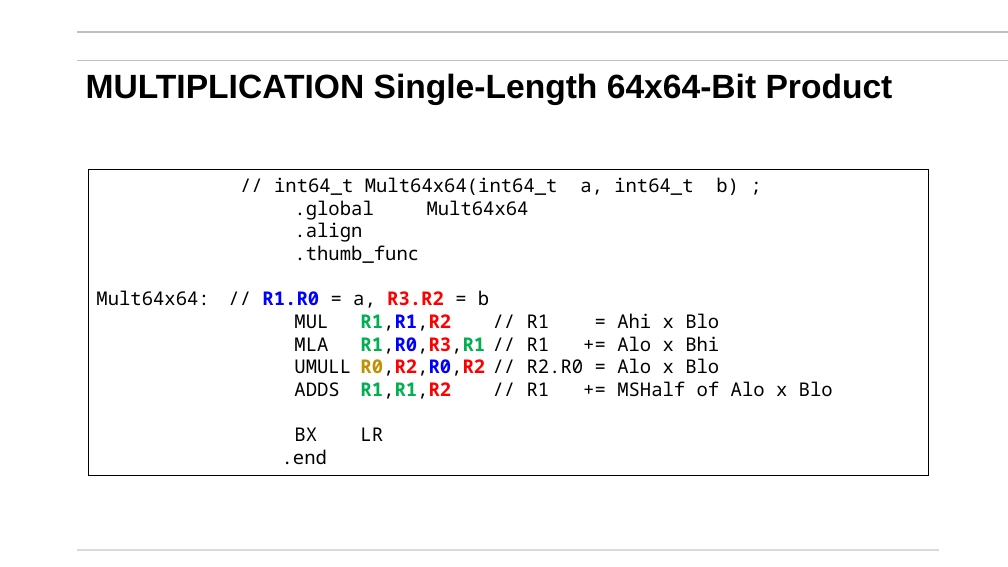
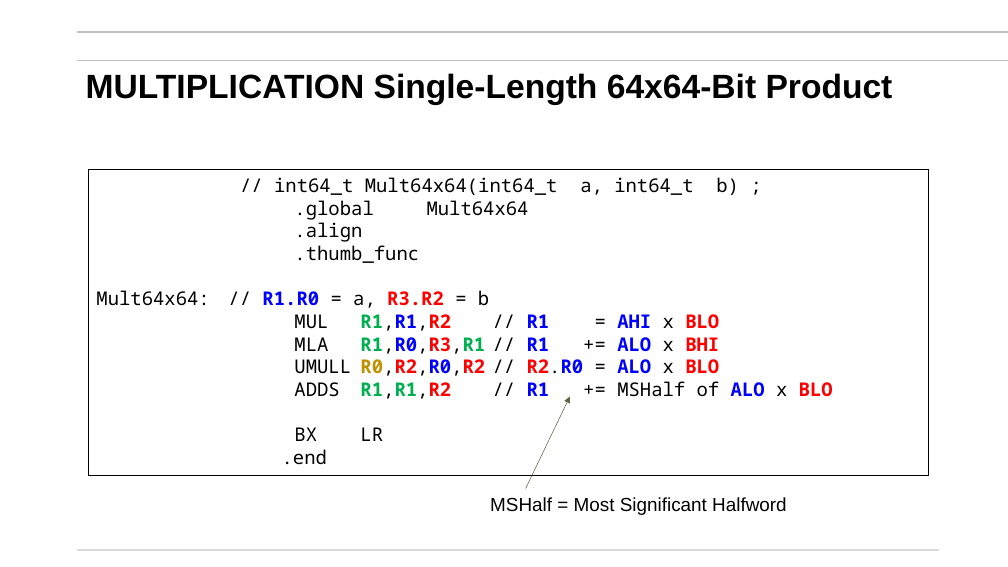
Before and after one commit to mikegrace2/CSEN20-Fall2026-Course-Website, a slide deck: slide 23 of Week04_IntegerArithmetic/Ch05_Integer Arithmetic_V4.pptx (slide 22 before the commit). Drawn at 1008x567 pixels with LibreOffice and Linux fonts; fonts in the diff are those of the drawing; background and template pictures are left out. Boxes give left, top, right and bottom in pixels: in the first picture for what was removed or moved away, otherwise in the second. Text is boxed around its words. In the diff, an @@ line names an element or a change of style, - is before the commit and + after.

```diff
--- a/Week04_IntegerArithmetic/Ch05_Integer Arithmetic_V4.pptx
+++ b/Week04_IntegerArithmetic/Ch05_Integer Arithmetic_V4.pptx
@@ text in rectangle at [294,314,833,399]: text changed; bold on @@
-MUL R1,R1,R2 // R1 = Ahi x Blo
-MLA R1,R0,R3,R1 // R1 += Alo x Bhi
-UMULL R0,R2,R0,R2 // R2.R0 = Alo x Blo
-ADDS R1,R1,R2 // R1 += MSHalf of Alo x Blo
+MUL R1,R1,R2 // R1 = AHI x BLO
+MLA R1,R0,R3,R1 // R1 += ALO x BHI
+UMULL R0,R2,R0,R2 // R2.R0 = ALO x BLO
+ADDS R1,R1,R2 // R1 += MSHalf of ALO x BLO
@@ arrow added from (526, 488) to (570, 397), #596641 0.5 pt @@
@@ text added at [490,497,787,515], 18 pt, text #000000 @@
+MSHalf = Most Significant Halfword
```
Also in this commit, not shown: 4 other slides changed, 1 slide added, 1 other file.
